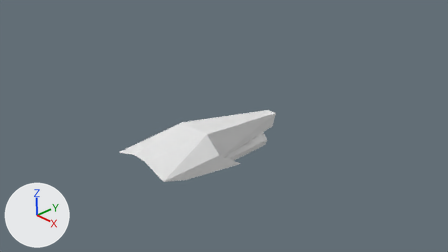
The Blender file Resources/Models/newship.blend as it was, and as the next commit left it.
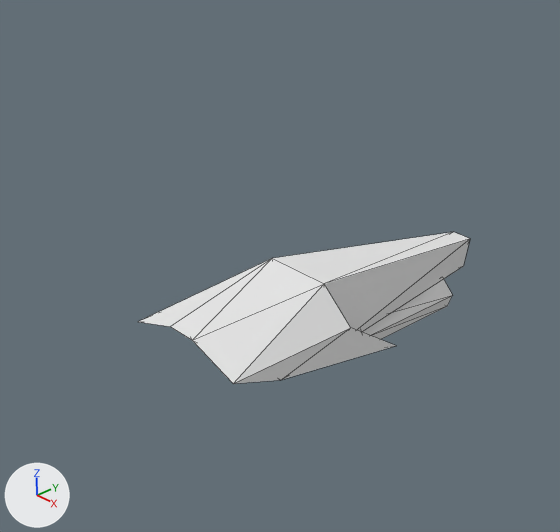
Each version is shown from the file's camera 'Camera', then close up on the part from 12% to 71% of the width and 0% to 100% of the height. Lighting does not change. The marker at lower left points along +X, +Y and +Z. The close-ups show mesh edges as thin lines.

The first close-up shows 'Cube_Cube.001'.
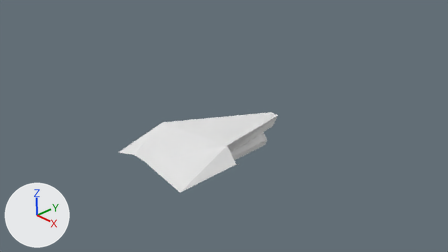
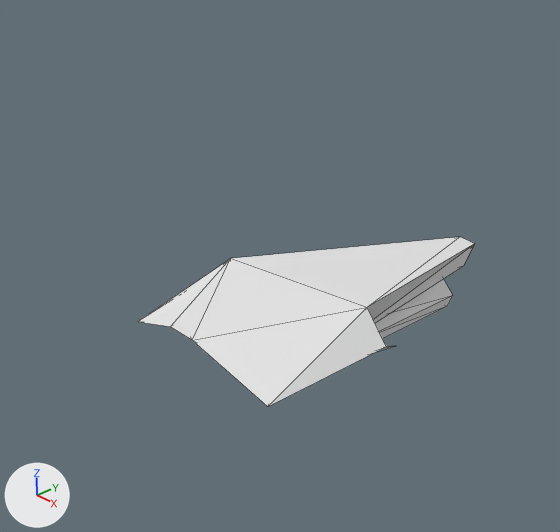
Boxes [x1, y1, x2, y2] around the edits, measured in the close-ups (560 x 532 px):
'Cube_Cube.001', reshaped (11% taller)
    before: [138, 232, 470, 384]
    after: [138, 237, 474, 406]

Diff of the bpy script that builds the scene:
```diff
--- a/Resources/Models/newship.blend.py
+++ b/Resources/Models/newship.blend.py
@@ me_cube_cube_001 @@
 me_cube_cube_001.from_pydata(...)  # 30 vertices, 48 faces, 1 loose edge; spans x -0.81..0.81, y -0.66..0.52, z -2.15..1.9
 # used by ob_cube_cube_001; location = (0.0, 0.0, 0.0); rotation_euler = (1.571, 0.0, 0.0), in degrees (90, 0, 0)
-me_cube_cube_001.vertices[0].co = (0.13, 0.09, -2.15)  # pixel (470, 238)
-me_cube_cube_001.vertices[3].co = (-0.13, 0.09, -2.15)  # pixel (453, 231)
-me_cube_cube_001.vertices[4].co = (-0.42, -0.32, 0.43)
-me_cube_cube_001.vertices[6].co = (0.81, 0.16, 1.9)  # pixel (233, 383)
-me_cube_cube_001.vertices[9].co = (-0.42, 0.52, 0.43)  # pixel (272, 258)
-me_cube_cube_001.vertices[10].co = (-0.81, 0.16, 0.43)
-me_cube_cube_001.vertices[26].co = (0.81, 0.16, 0.43)  # pixel (350, 327)
-me_cube_cube_001.vertices[29].co = (0.42, 0.52, 0.43)  # pixel (324, 283)
+# me_cube_cube_001 part 1
+me_cube_cube_001.vertices[0].co = (0.15, 0.01, -2.21)  # pixel (474, 243)
+me_cube_cube_001.vertices[3].co = (-0.09, 0.01, -2.23)  # pixel (460, 236)
+me_cube_cube_001.vertices[4].co = (-1.02, -0.49, 0.57)
+me_cube_cube_001.vertices[6].co = (1.31, 0.15, 1.9)  # pixel (267, 406)
+me_cube_cube_001.vertices[9].co = (-1.0, 0.36, 0.56)  # pixel (230, 258)
+me_cube_cube_001.vertices[10].co = (-1.41, 0.0, 0.57)
+me_cube_cube_001.vertices[26].co = (1.31, 0.15, 0.43)  # pixel (386, 346)
+me_cube_cube_001.vertices[29].co = (0.97, 0.43, 0.35)  # pixel (367, 307)
 me_cube_cube_001.materials.append(mat_none_001)
```
